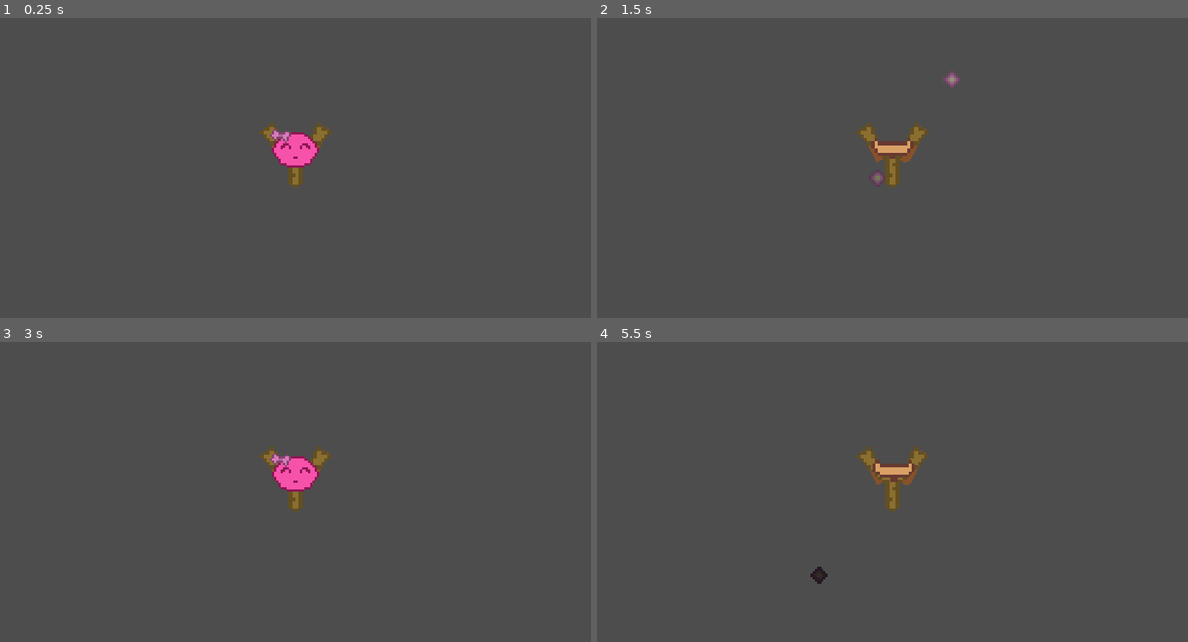
Above: before the commit, frames 1-4 (two rows, left to right).
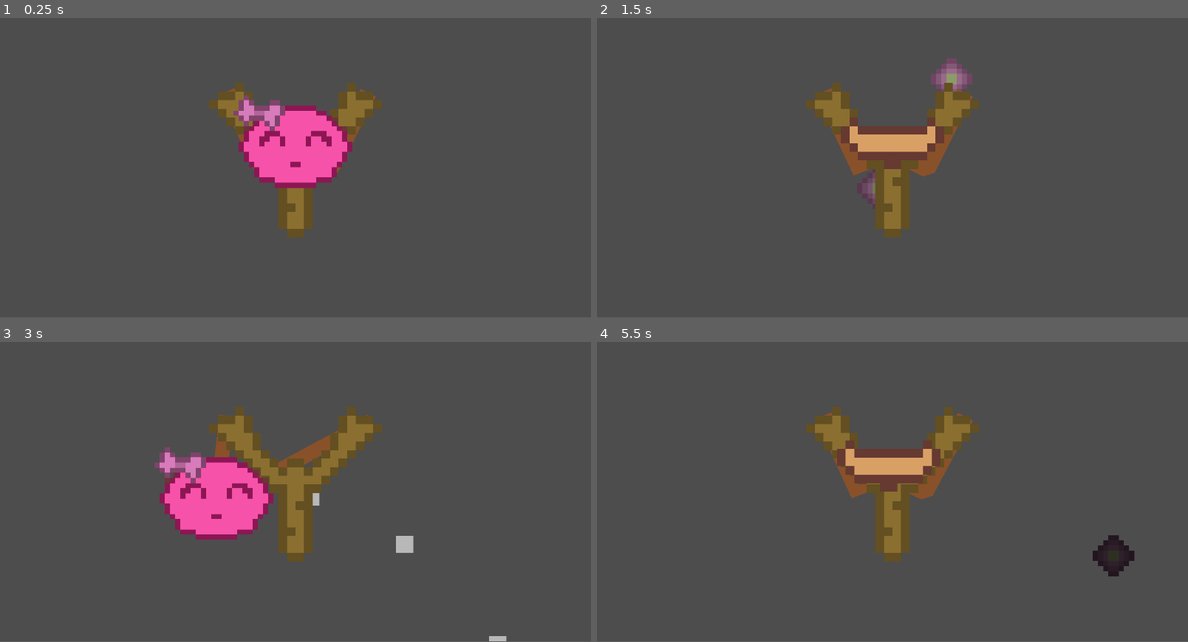
Above: after the commit, the same moments.

Repository: Navarro0k/Slimeterra
Game: Godot game, scene res://Scenes/Slingshoot.tscn
The game is run twice, just before and just after one commit, with the same random seed, the same clock (stepped at 60 frames per second) and the same inputs.
Inputs (mouse positions are in pixels of both pictures, inside the frame that each line leads up to):
- Up to frame 1 (0.25 s): no input
- Up to frame 2 (1.5 s): tap Enter at 0.5 s; drag from (892, 153) to (951, 78) at 0.52 s; drag from (774, 168) to (892, 150) at 1.27 s
- Up to frame 3 (3 s): move the mouse to (354, 402) at 2.02 s; click (354, 402) at 2.17 s; drag from (265, 543) to (118, 426) at 2.77 s
- Up to frame 4 (5.5 s): move the mouse to (1069, 525) at 3.52 s; click (1069, 525) at 3.67 s; drag from (715, 426) to (892, 477) at 4.27 s; move the mouse to (922, 477) at 5.02 s; click (922, 477) at 5.17 s
The window is 800x450 before the commit and 800x449 after it. Grey fills any space a smaller window leaves; there, only what the larger window draws over its background counts as a difference.

The runs differ from the first frame. In frame 1, 6.2% of the frame differs, in the area x 35-65%, y 21-74%; in frame 2, 5.8%; in frame 3, 9.6%, in the area x 26-86%, y 21-100%; in frame 4, 5.9%.

Commit message:
change the resolution
Viewport Width a 480 y Viewport Height a 270

Diff:
--- a/project.godot
+++ b/project.godot
@@ -17,6 +17,10 @@
 
 [display]
 
+window/size/viewport_width=480
+window/size/viewport_height=270
+window/size/window_width_override=1920
+window/size/window_height_override=1080
 window/stretch/mode="canvas_items"
 window/stretch/aspect="expand"
 
